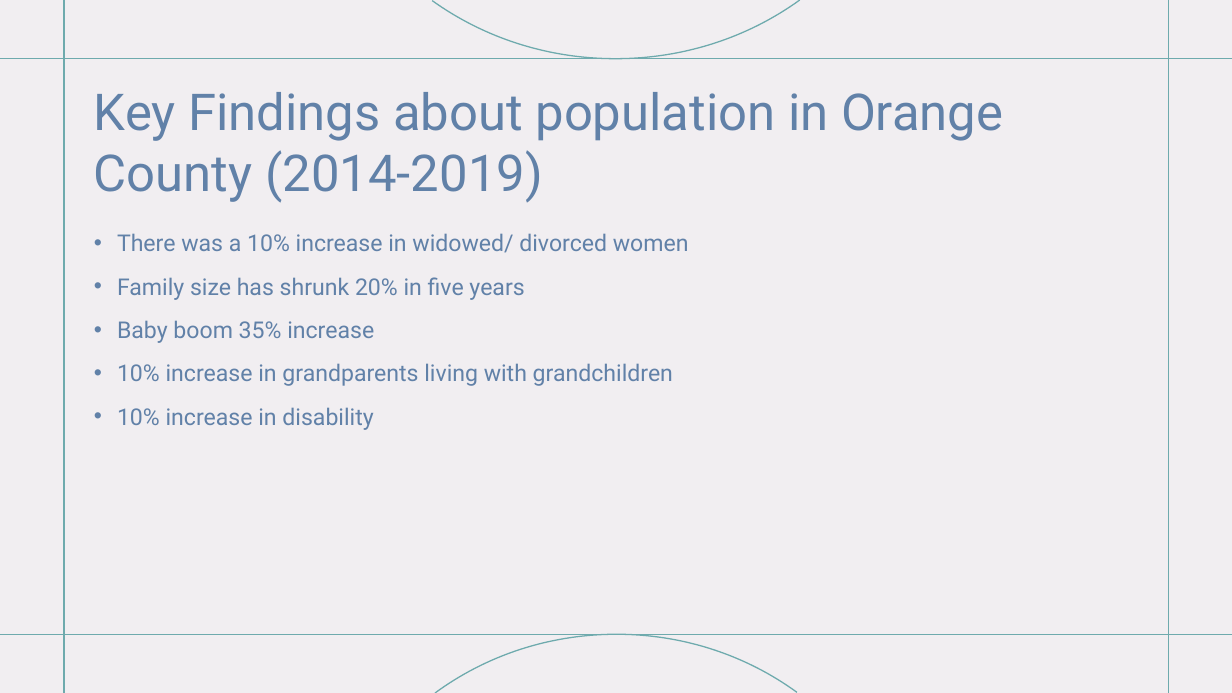
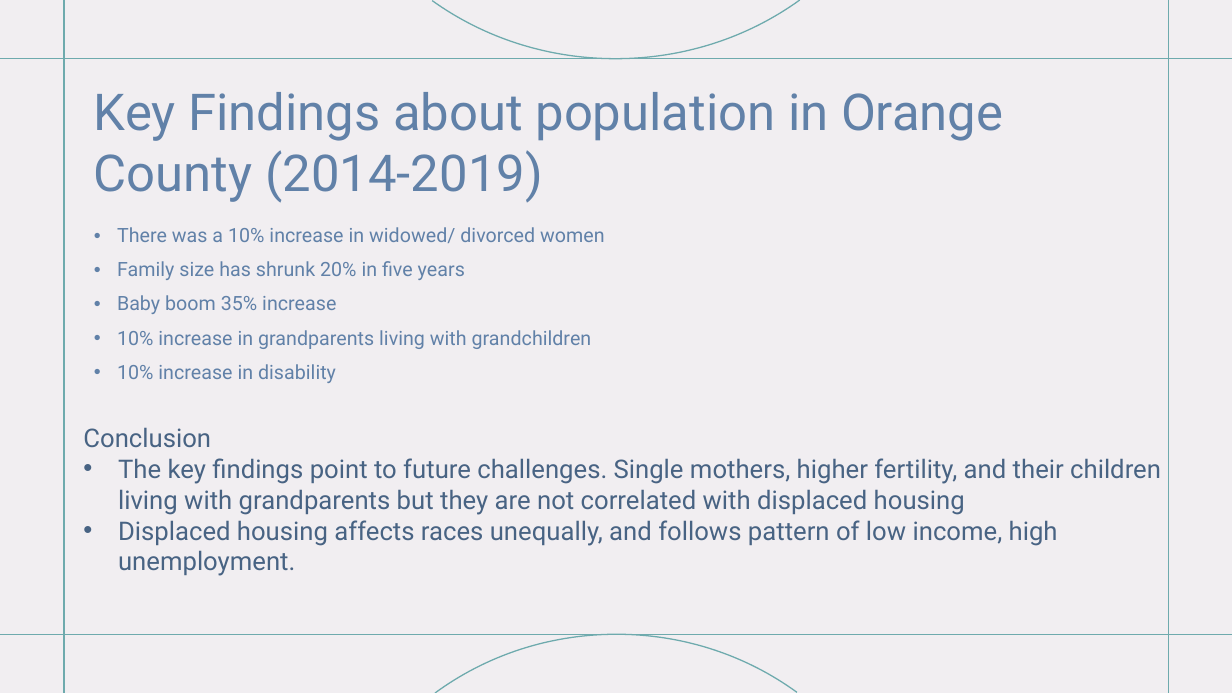
Before and after one commit to datakind/sep21-housing-insecurity, a slide deck: slide 3 of code/jeffng/Datakind Orange County.pptx. Drawn at 1232x693 pixels with LibreOffice and Linux fonts; fonts in the diff are those of the drawing. Boxes give left, top, right and bottom in pixels: in the first picture for what was removed or moved away, otherwise in the second. Text is boxed around its words. In the diff, an @@ line names an element or a change of style, - is before the commit and + after.

```diff
--- a/code/jeffng/Datakind Orange County.pptx
+++ b/code/jeffng/Datakind Orange County.pptx
@@ text "There was a 10% increase ..." at bbox=[117, 227, 605, 383]: size 18 to 15.3 pt; line spacing 1.1 to 0.9 @@
@@ text added at bbox=[83, 427, 1161, 576], 20 pt, text #486383 @@
+Conclusion
+• The key findings point to future challenges. Single mothers, higher fertility, and their children living with grandparents but they are not correlated with displaced housing
+• Displaced housing affects races unequally, and follows pattern of low income, high unemployment.
```
